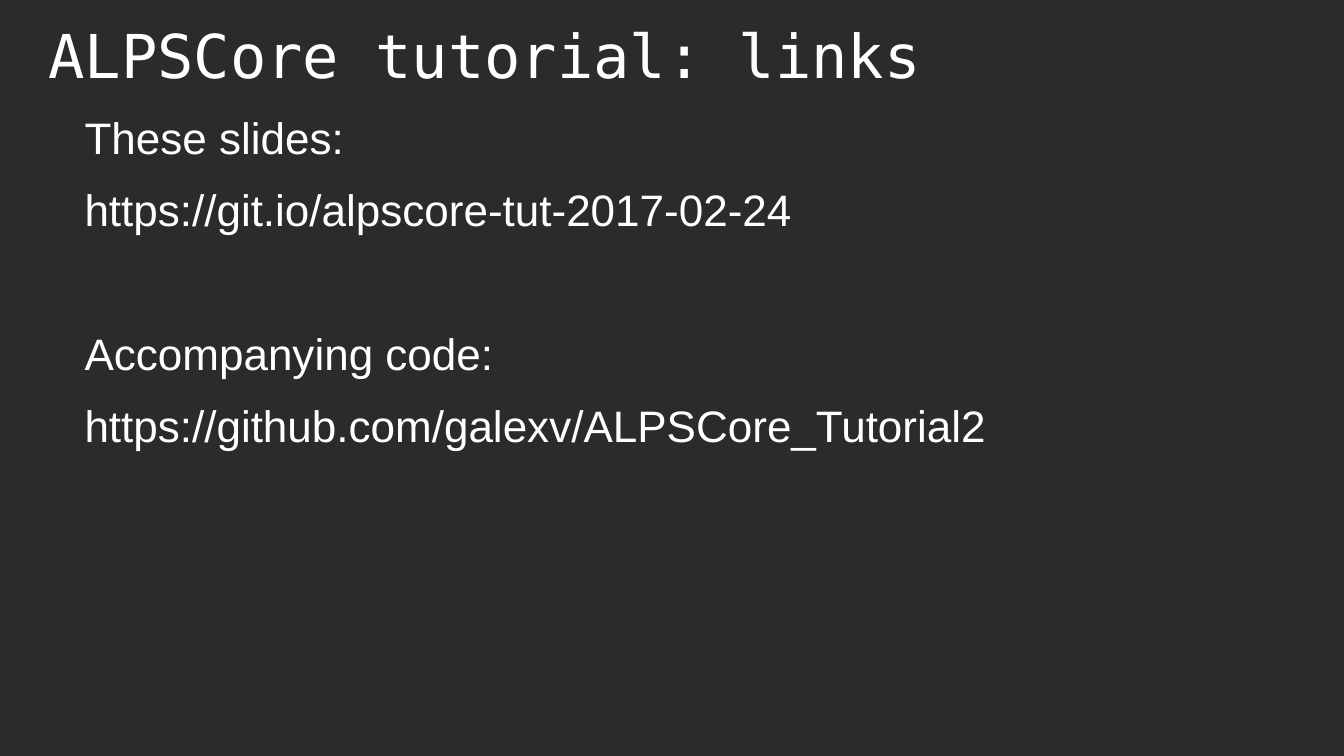
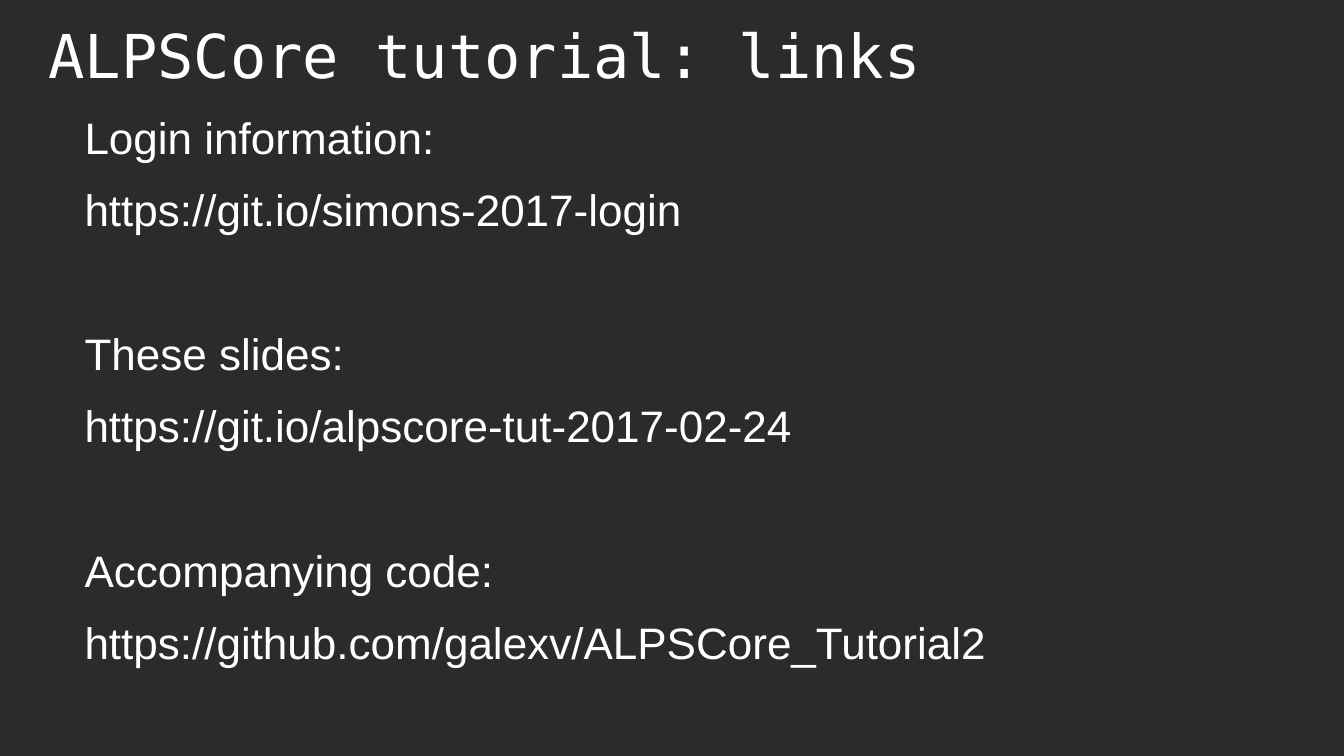
Before and after one commit to ALPSCore/Tutorial2, a slide deck: slide 2 of talk/overview.odp. Drawn at 1344x756 pixels with LibreOffice and Linux fonts; fonts in the diff are those of the drawing; background and template pictures are left out; a plain dark background stands for a picture behind light text. Boxes give left, top, right and bottom in pixels: in the first picture for what was removed or moved away, otherwise in the second. Text is boxed around its words. In the diff, an @@ line names an element or a change of style, - is before the commit and + after.

```diff
--- a/talk/overview.odp
+++ b/talk/overview.odp
@@ text at <box>85,122,682,234</box>: paragraphs added @@
+Login information:
+https://git.io/simons-2017-login
```
Also in this commit, not shown: 6 other slides changed, 2 slides added, 2 slides removed, 23 other files.
